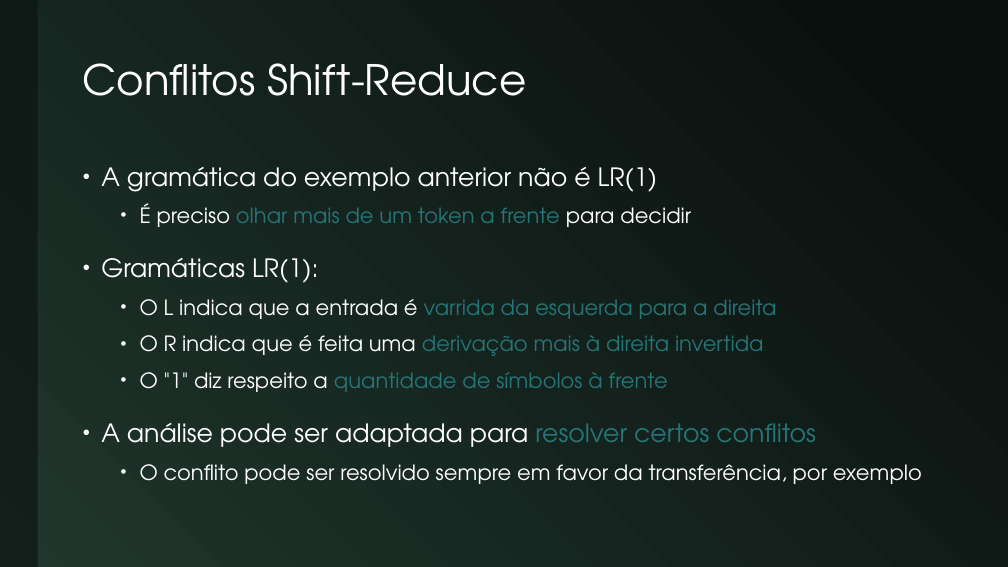
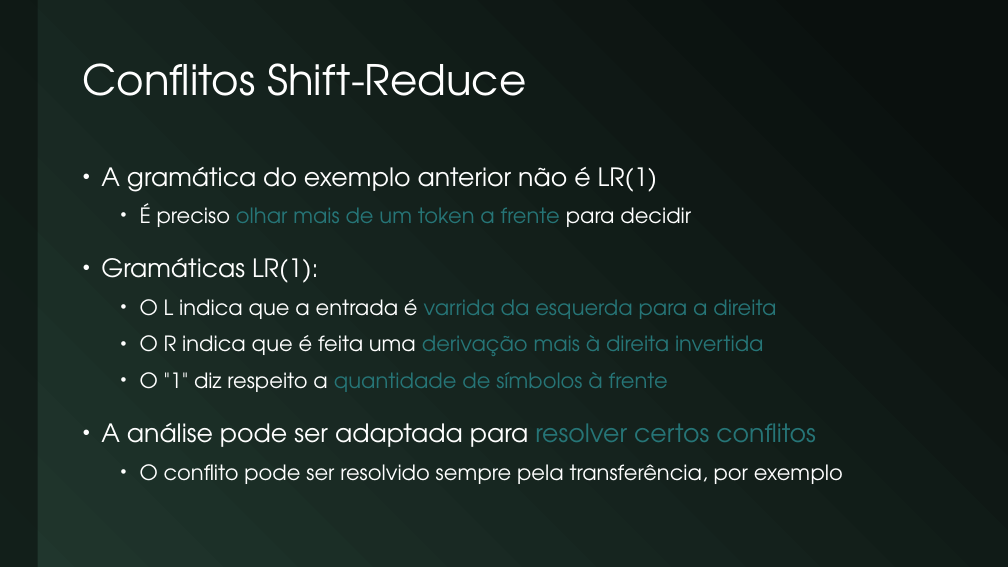
Before and after one commit to JudsonSS/Compiladores, a slide deck: slide 14 of Slides/23. Análise Ascendente.pptx (slide 12 before the commit). Drawn at 1008x567 pixels with LibreOffice and Linux fonts; fonts in the diff are those of the drawing. Boxes give left, top, right and bottom in pixels: in the first picture for what was removed or moved away, otherwise in the second. Text is boxed around its words. In the diff, an @@ line names an element or a change of style, - is before the commit and + after.

```diff
--- a/Slides/23. Análise Ascendente.pptx
+++ b/Slides/23. Análise Ascendente.pptx
@@ text at (x1=140, y1=464, x2=843, y2=484): text changed @@
-  • O conflito pode ser resolvido sempre em favor da transferência, por exemplo
+  • O conflito pode ser resolvido sempre pela transferência, por exemplo
```
Also in this commit, not shown: 12 other slides changed, 2 slides added.
